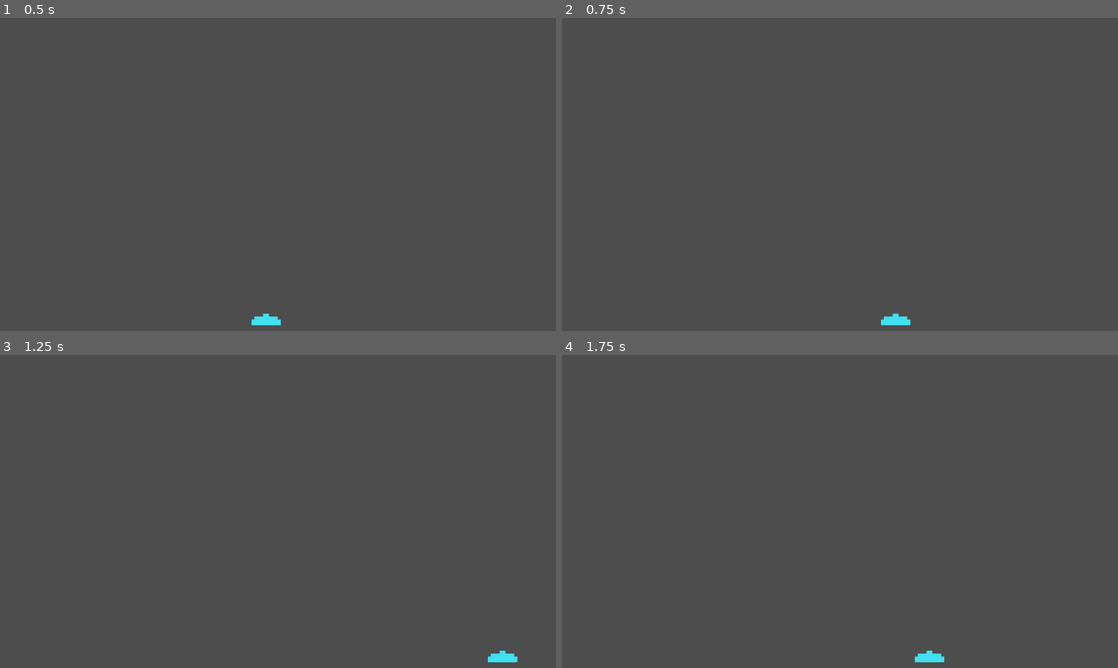
Above: before the commit, frames 1-4 (two rows, left to right).
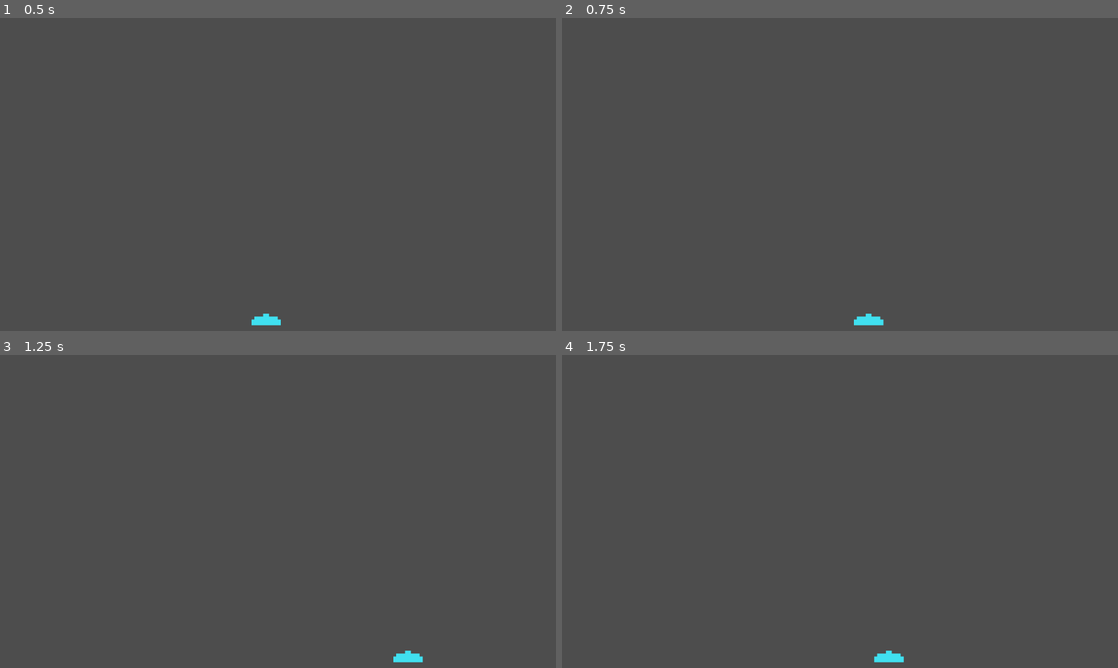
Above: after the commit, the same moments.

Repository: aericode/SpaceInvaders-Godot4
Game: Godot game, scene res://world.tscn
Two runs of this game, one before a commit and one after it. Both use one fixed random seed, a clock stepped at 60 frames per second and the inputs below.
Inputs:
- Up to frame 1 (0.5 s): no input
- Up to frame 2 (0.75 s): tap Enter at 0.5 s; hold Right (right) from 0.53 s (still down)
- Up to frame 3 (1.25 s): keep holding Right (right)
- Up to frame 4 (1.75 s): release Right (right) at 1.28 s; hold Left (left) from 1.28 s (still down)

Frame 1 is identical in both runs. In frame 2, 0.3% of the frame differs, in the area x 52-63%, y 94-99%; in frame 3, 0.3%; in frame 4, 0.3%, in the area x 56-69%, y 94-99%.

Commit message:
clamping position to implement lateral limits godot

Diff:
--- a/PlayerMovement.gd
+++ b/PlayerMovement.gd
@@ -1,16 +1,17 @@
-extends CharacterBody2D
+extends Area2D
 
 
-@export var speed = 400 # How fast the player will move (pixels/sec).
+@export var speed = 4 # How fast the player will move (pixels/sec).
+@onready var screen_size_x = get_viewport_rect().size.x
+
+
+
 
 func _process(delta):
-	var velocity = Vector2.ZERO # The player's movement vector.
+	var input = 0
 	if Input.is_action_pressed("right"):
-		velocity.x += 1
+		input = 1
 	if Input.is_action_pressed("left"):
-		velocity.x -= 1
+		input =-1
 
-	if velocity.length() > 0:
-		velocity = velocity.normalized() * speed
-
-	position += velocity * delta
+	position.x = clamp(position.x + input * speed, 16, 640)
--- a/project.godot
+++ b/project.godot
@@ -10,7 +10,7 @@
 
 [application]
 
-config/name="Test"
+config/name="Space Invaders"
 run/main_scene="res://world.tscn"
 config/features=PackedStringArray("4.0", "Forward Plus")
 config/icon="res://icon.svg"
--- a/world.tscn
+++ b/world.tscn
@@ -8,17 +8,17 @@
 
 [node name="World" type="Node2D"]
 
-[node name="CharacterBody2D" type="CharacterBody2D" parent="."]
+[node name="player" type="Area2D" parent="."]
 position = Vector2(315, 355)
 script = ExtResource("2_v4k18")
 
-[node name="CollisionShape2D" type="CollisionShape2D" parent="CharacterBody2D"]
+[node name="Sprite2D" type="Sprite2D" parent="player"]
+scale = Vector2(0.578125, 0.578125)
+texture = ExtResource("2_rsbpw")
+
+[node name="CollisionShape2D" type="CollisionShape2D" parent="player"]
 position = Vector2(0, 2)
 shape = SubResource("RectangleShape2D_6cxwb")
-
-[node name="Sprite2D" type="Sprite2D" parent="CharacterBody2D"]
-scale = Vector2(0.578125, 0.578125)
-texture = ExtResource("2_rsbpw")
 
 [node name="Camera2D" type="Camera2D" parent="."]
 anchor_mode = 0
